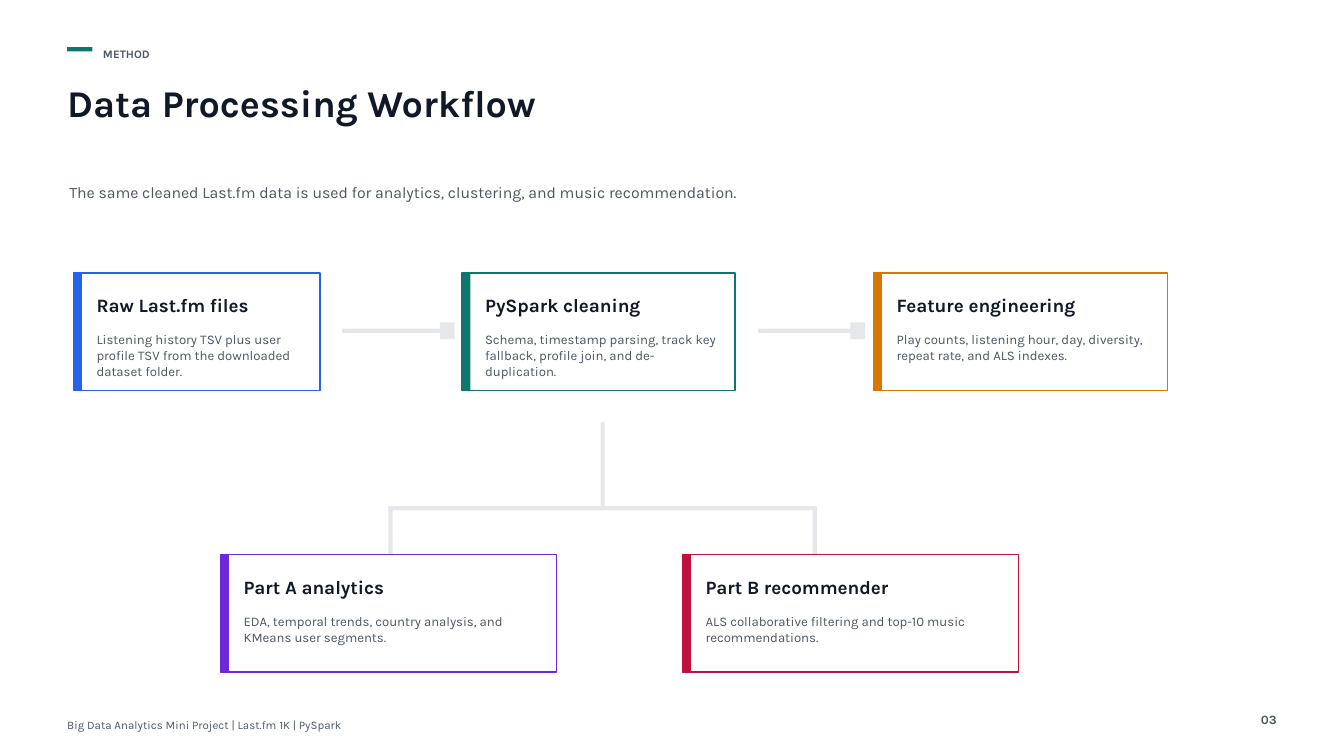
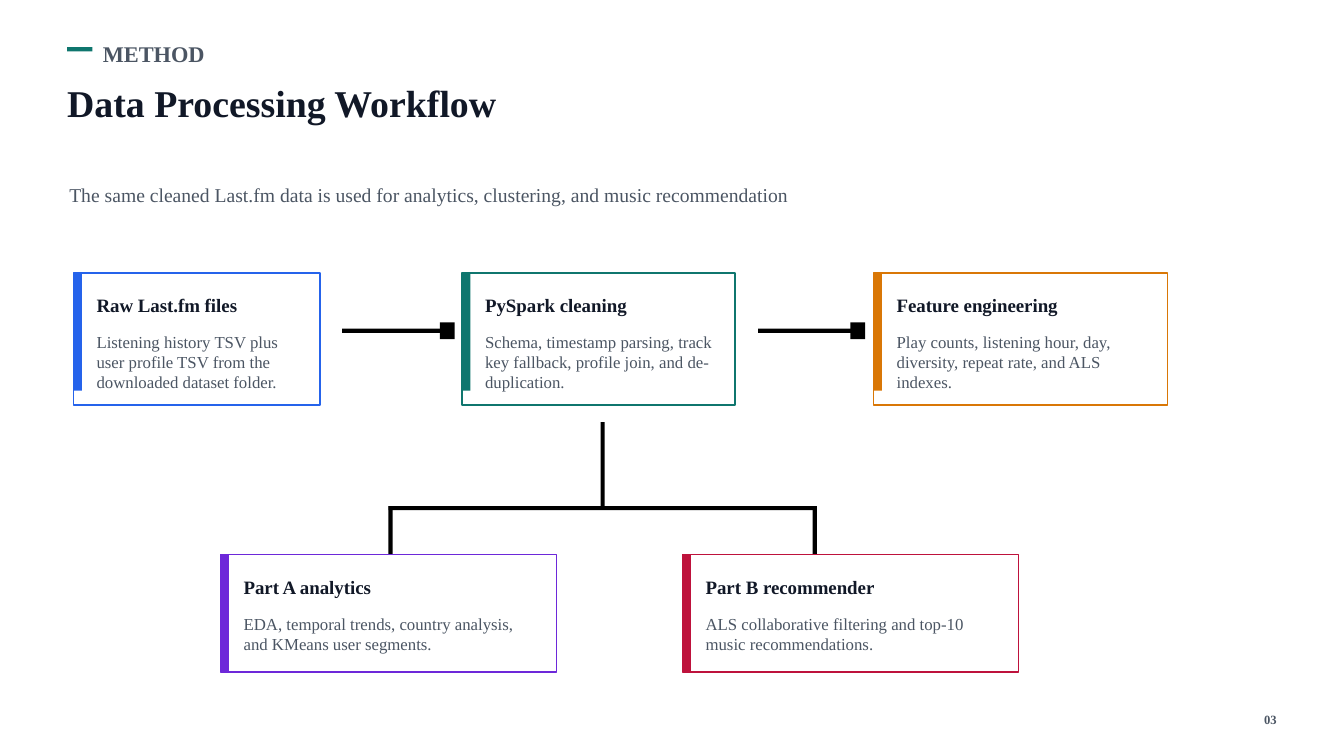
Before and after one commit to SSDharmawansa/music-recommendation-pyspark, a slide deck: slide 3 of Music_BigData_Assignment_Presentation.pptx. Drawn at 1344x756 pixels with LibreOffice and Linux fonts; fonts in the diff are those of the drawing. Boxes give left, top, right and bottom in pixels: in the first picture for what was removed or moved away, otherwise in the second. Text is boxed around its words. In the diff, an @@ line names an element or a change of style, - is before the commit and + after.

Commit message:
Add PDF and update presentation PPTX
Add exported PDF of the Music_BigData_Assignment presentation and update the PPTX. Binary changes include a new Music_BigData_Assignment_Presentation.pdf, a modified Music_BigData_Assignment_Presentation.pptx, and an added Office temp file (~$Music_BigData_Assignment_Presentation.pptx). Consider removing the temporary file or adding it to .gitignore.

```diff
--- a/Music_BigData_Assignment_Presentation.pptx
+++ b/Music_BigData_Assignment_Presentation.pptx
@@ text "METHOD" at [103, 47, 205, 62]: size 8.2 to 16 pt, font Karla to Times New Roman @@
@@ text at [69, 188, 788, 206]: text changed; size 11.2 to 14 pt; font Karla to Times New Roman @@
-The same cleaned Last.fm data is used for analytics, clustering, and music recommendation.
+The same cleaned Last.fm data is used for analytics, clustering, and music recommendation
@@ rectangle: place and size @@
-rectangle at [74, 273, 321, 391]
+rectangle at [74, 273, 321, 405]
@@ rectangle: place and size @@
-rectangle at [462, 273, 735, 391]
+rectangle at [462, 273, 735, 405]
@@ rectangle: place and size @@
-rectangle at [874, 273, 1169, 391]
+rectangle at [874, 273, 1169, 405]
@@ fill #E5E7EB to #000000 in 8 elements at [343, 329, 443, 333], [440, 323, 455, 340], [758, 329, 853, 333], [851, 323, 866, 340], [601, 422, 605, 506], [388, 506, 392, 555], [813, 506, 817, 555], [388, 506, 817, 510] @@
@@ size 9.4 to 12 pt, font Karla to Times New Roman in 5 elements at [97, 336, 278, 388], [485, 336, 711, 372], [897, 336, 1110, 388], [244, 618, 513, 654], [706, 618, 964, 650] @@
@@ font Karla to Times New Roman in 7 elements at [67, 90, 496, 125], [97, 298, 237, 313], [485, 299, 627, 316], [897, 299, 1058, 316], [244, 581, 371, 598], [706, 581, 874, 595], [1264, 715, 1277, 724] @@
@@ text removed at [67, 721, 342, 732] @@
-Big Data Analytics Mini Project | Last.fm 1K | PySpark
```
Also in this commit, not shown: 9 other slides changed, 2 other files.
